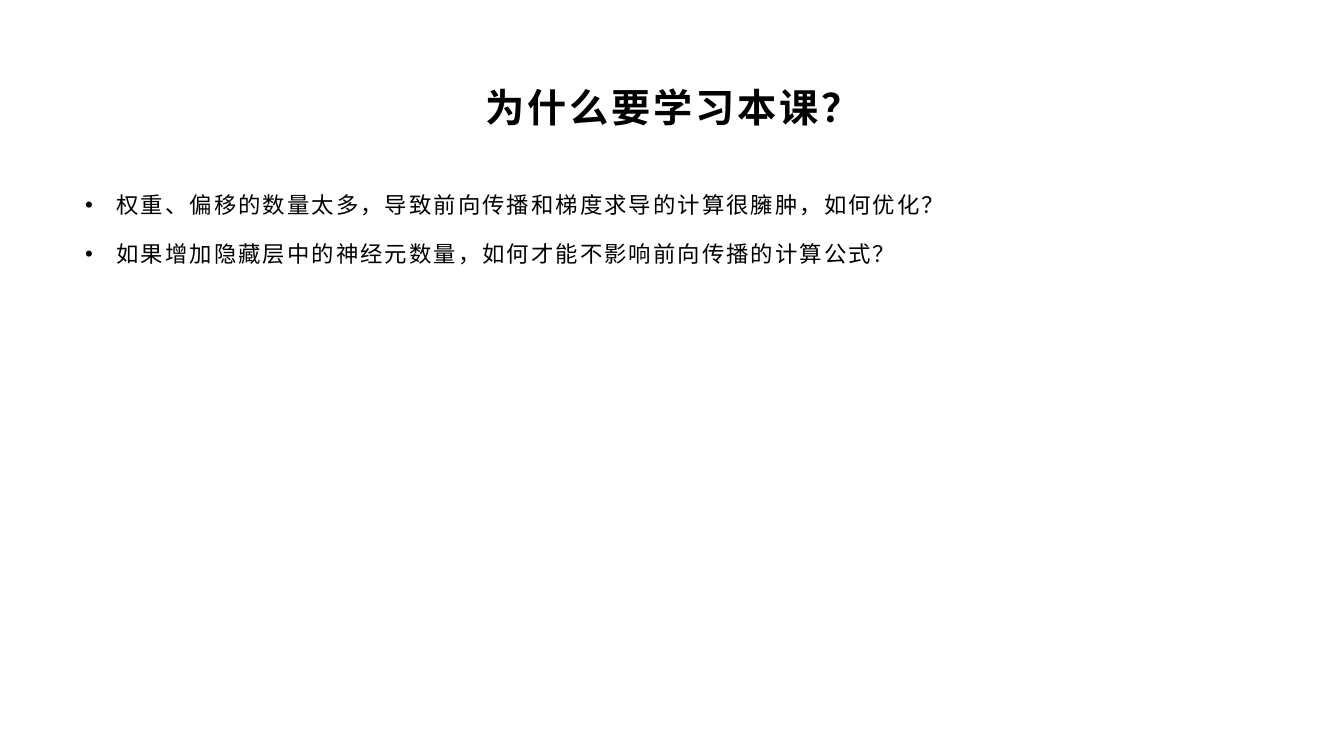
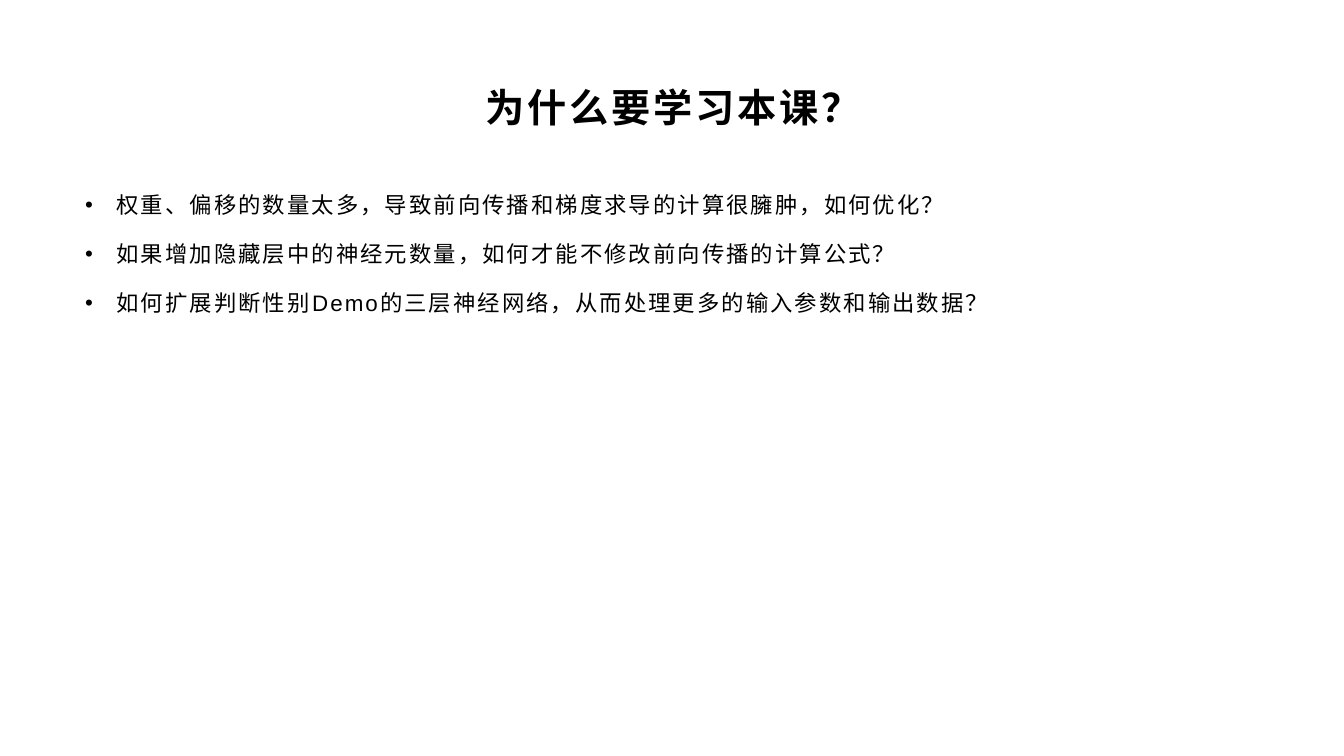
Before and after one commit to yyc-git/DeepLearningEdu, a slide deck: slide 5 of lessons/3_derivation/ppt/全连接层的前向和后向传播推导.pptx. Drawn at 1344x756 pixels with LibreOffice and Linux fonts; fonts in the diff are those of the drawing; background and template pictures are left out. Boxes give left, top, right and bottom in pixels: in the first picture for what was removed or moved away, otherwise in the second. Text is boxed around its words. In the diff, an @@ line names an element or a change of style, - is before the commit and + after.

```diff
--- a/lessons/3_derivation/ppt/全连接层的前向和后向传播推导.pptx
+++ b/lessons/3_derivation/ppt/全连接层的前向和后向传播推导.pptx
@@ text at bbox=[117, 243, 988, 314]: text changed @@
-• 如果增加隐藏层中的神经元数量，如何才能不影响前向传播的计算公式？
+• 如果增加隐藏层中的神经元数量，如何才能不修改前向传播的计算公式？
+• 如何扩展判断性别Demo的三层神经网络，从而处理更多的输入参数和输出数据？
```
Also in this commit, not shown: 4 other slides changed.
